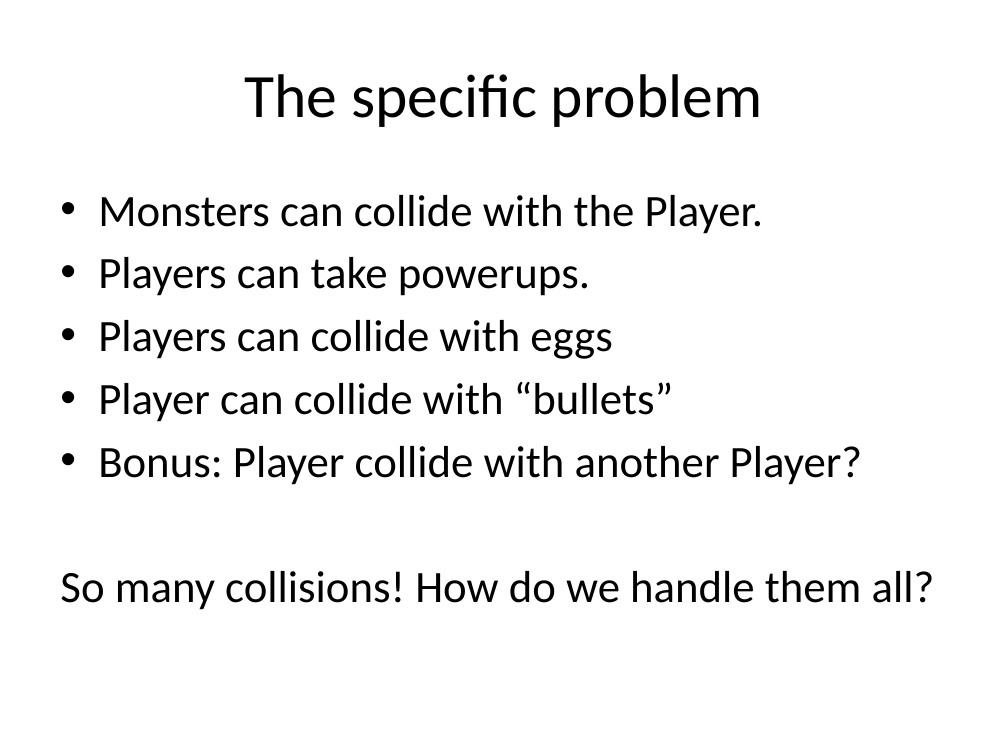
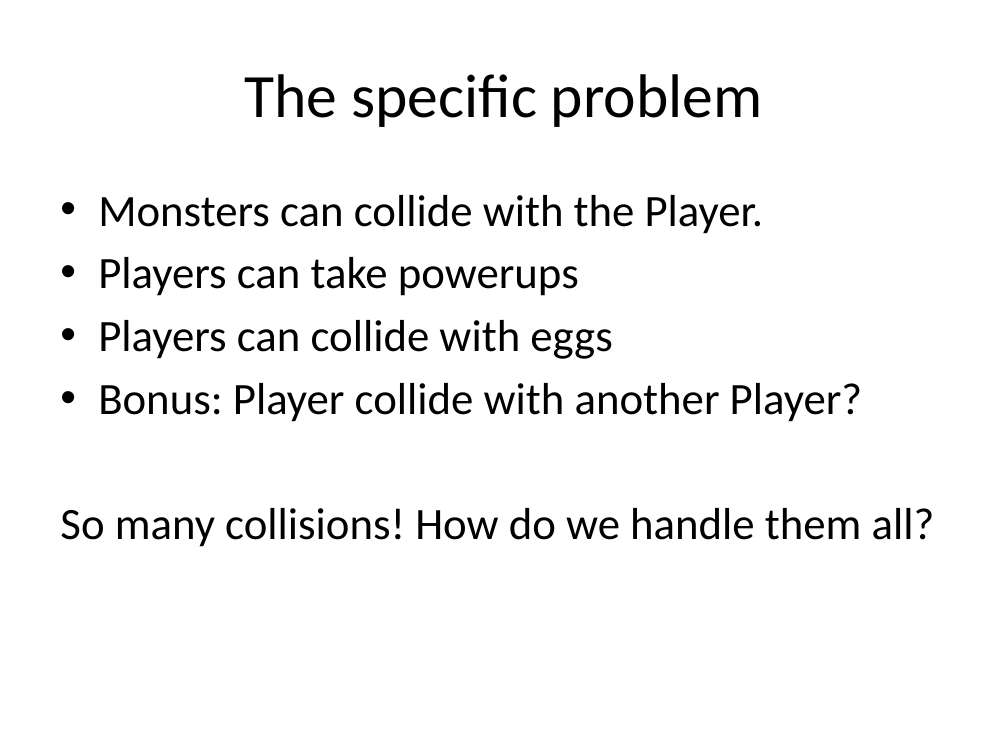
Before and after one commit to RHIT-CSSE/csse220, a slide deck: slide 2 of ClassMaterials/ProjectWorkday1/Slides/DesignInheritance.pptx. Drawn at 1008x756 pixels with LibreOffice and Linux fonts; fonts in the diff are those of the drawing. Boxes give left, top, right and bottom in pixels: in the first picture for what was removed or moved away, otherwise in the second. Text is boxed around its words. In the diff, an @@ line names an element or a change of style, - is before the commit and + after.

```diff
--- a/ClassMaterials/ProjectWorkday1/Slides/DesignInheritance.pptx
+++ b/ClassMaterials/ProjectWorkday1/Slides/DesignInheritance.pptx
@@ text at (98,257,579,296): text changed @@
-• Players can take powerups.
+• Players can take powerups
@@ text at (98,382,674,422): paragraph removed @@
-• Player can collide with “bullets”
```
Also in this commit, not shown: 5 other slides changed, 4 slides added, 1 slide removed.
